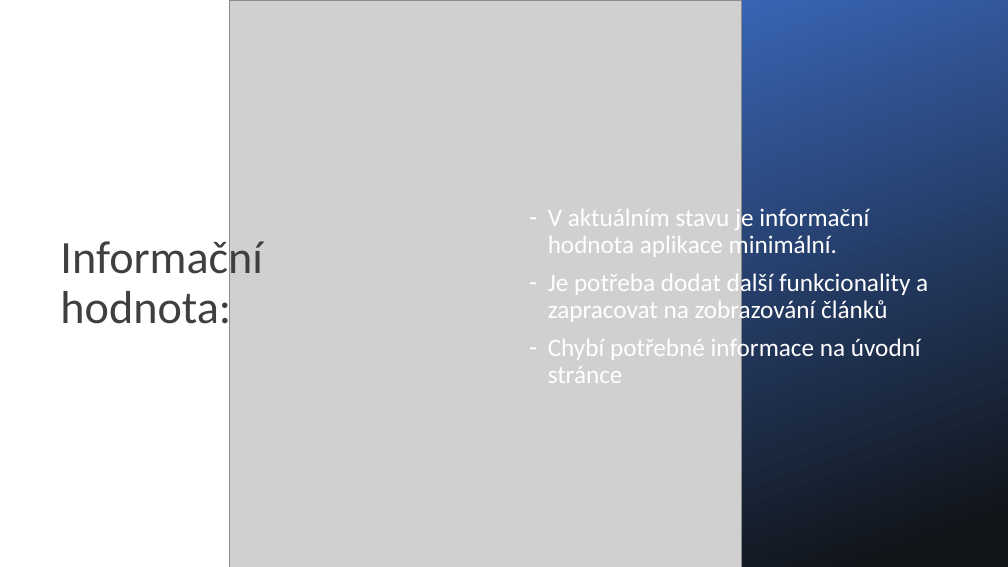
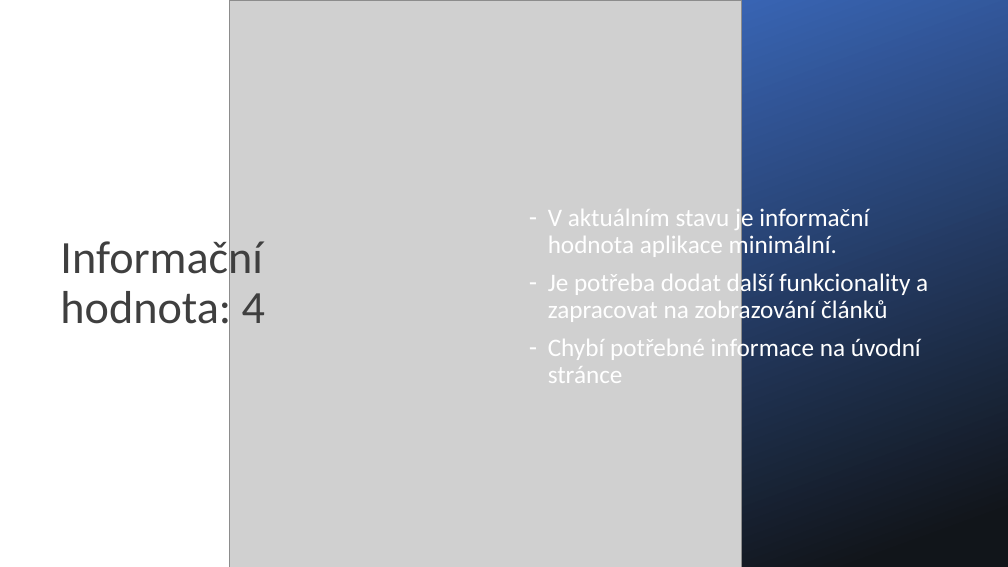
Before and after one commit to grenade-vspj/grenade_skolni-projekt, a slide deck: slide 9 of Dokumenty/Oponentura/Hodnocení týmu Kostello.pptx. Drawn at 1008x567 pixels with LibreOffice and Linux fonts; fonts in the diff are those of the drawing; grey boxes stand for pictures. Boxes give left, top, right and bottom in pixels: in the first picture for what was removed or moved away, otherwise in the second. Text is boxed around its words. In the diff, an @@ line names an element or a change of style, - is before the commit and + after.

```diff
--- a/Dokumenty/Oponentura/Hodnocení týmu Kostello.pptx
+++ b/Dokumenty/Oponentura/Hodnocení týmu Kostello.pptx
@@ title at <box>60,235,265,334</box>: text changed @@
-Informační hodnota:
+Informační hodnota: 4
```
Also in this commit, not shown: 6 other slides changed, 1 other file.
